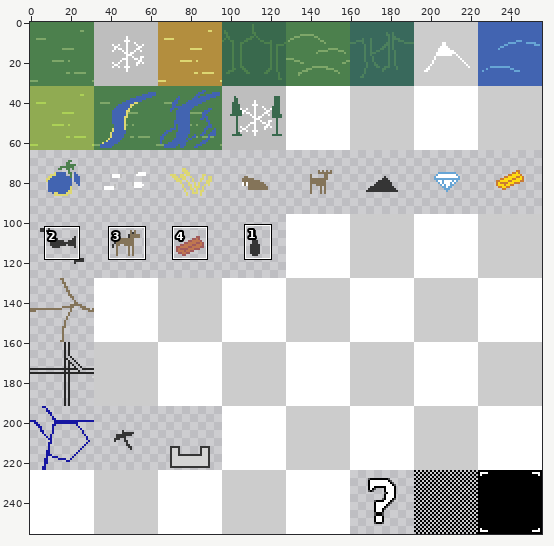
Sprite sheet: client/assets/tiles.png. The picture above shows the old version from afar; the outline marks the close-up.
Close-up. Before:
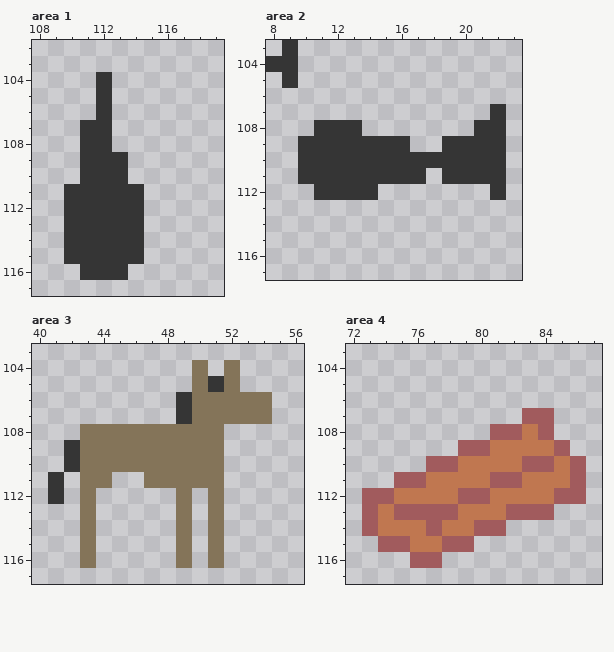
The file is 256x256 pixels. Colours within 5 levels of each other are drawn and written as one. Shown: area 1: x 108..119, y 102..117; area 2: x 8..23, y 103..117; area 3: x 40..56, y 103..117; area 4: x 72..87, y 103..117. The commit also changed other parts of the picture, which this record leaves out.
Now the later version:
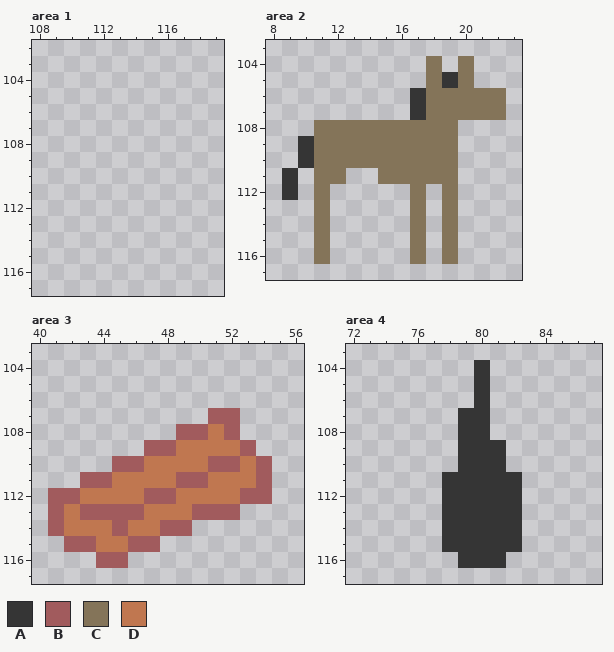
Palette (. is transparent): A #353535  B #a15b5d  C #847459  D #c07750
Edits made:
Changed rows in their new state; - is an unchanged pixel.
Area 1:
first column x 110:
104 --.--
105 --.--
106 --.--
107 -..--
108 -..--
109 -...-
110 -...-
111 .....
112 .....
113 .....
114 .....
115 .....
116 -...-
Area 2:
first column x 8:
103 -.-------------
104 ..--------C-C--
105 -.--------CAC--
106 ---------ACCCCC
107 ---------ACCCCC
108 ---CCCCCCCCC-..
109 ---CCCCCCCCC...
110 ---CCCCCCCCC...
111 -A.CC..CCCCC...
112 -A-C...--C-C--.
113 ---C-----C-C---
114 ---C-----C-C---
115 ---C-----C-C---
116 ---C-----C-C---
Area 3:
first column x 41:
104 ---------.-.--
105 ---------...--
106 --------......
107 --------..BB..
108 --......BBDB--
109 -.....BBDDDDB-
110 -...BBDDDDBBDB
111 .-BBDDDDBBDDDB
112 BBDDDDBBDDDDBB
113 BDBBBBDDDBBB--
114 BDDDBDDBB-.---
115 -BBDDBB-.-.---
116 --.BB---.-.---
Area 4:
first column x 73:
104 -------A------
105 -------A------
106 -------A------
107 ------AA--..--
108 ------AA....--
109 ------AAA....-
110 ----..AAA.....
111 --...AAAAA....
112 .....AAAAA....
113 .....AAAAA..--
114 .....AAAAA----
115 -....AAAAA----
116 ---..-AAA-----
Where, in picture pixels (left, top, right, bottom), the same in both close-ups:
erased: (64, 72, 144, 280)
changed: (266, 40, 506, 264)
changed: (48, 360, 272, 568)
changed: (362, 360, 586, 568)
